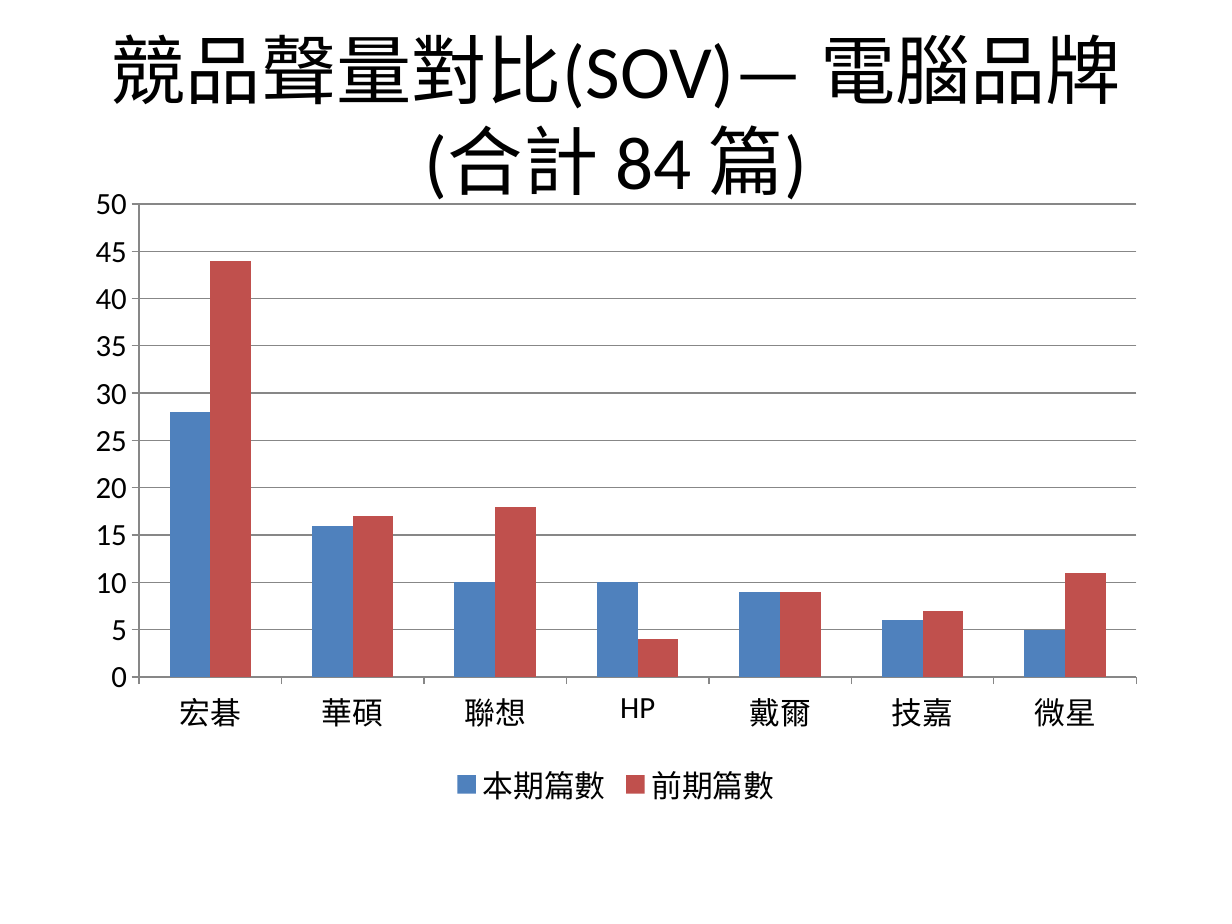
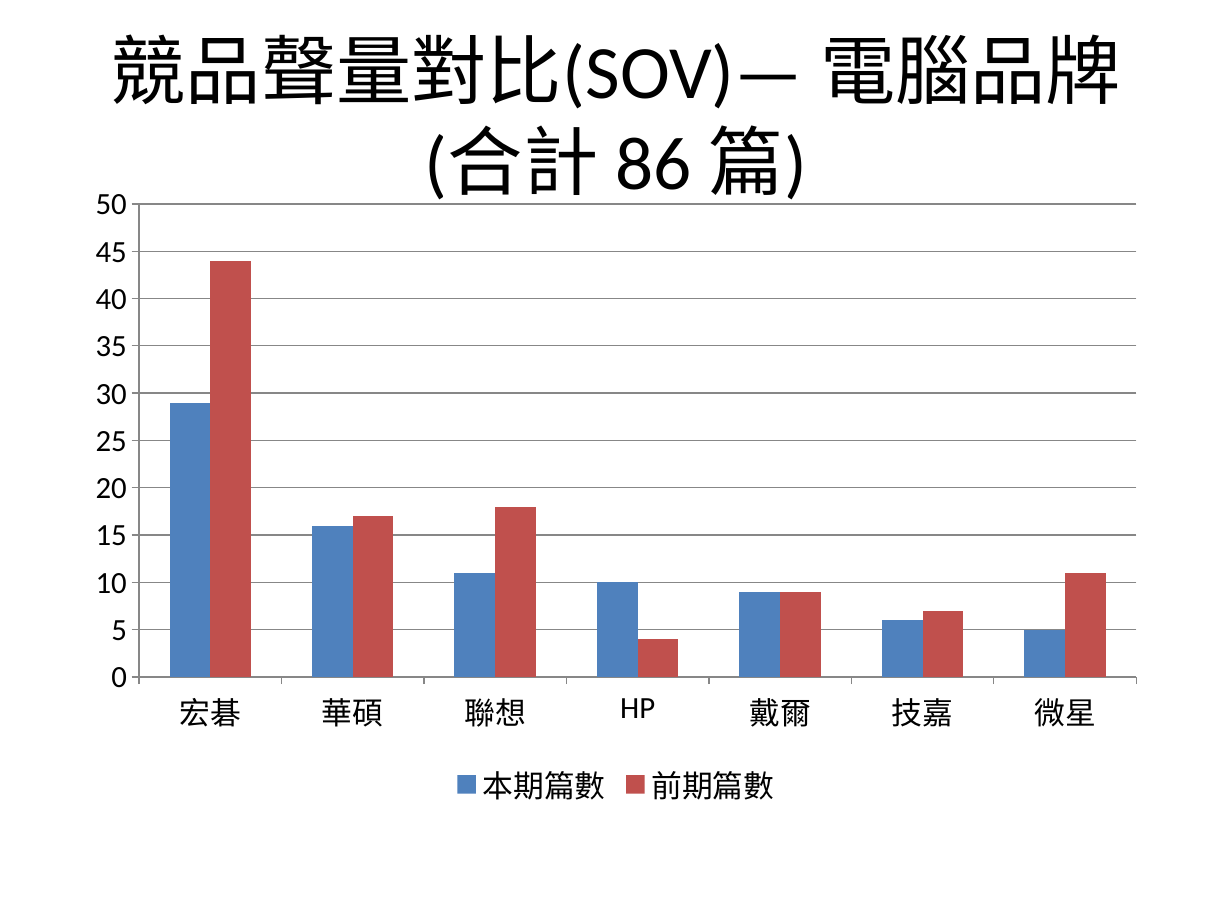
Before and after one commit to AndyChen825/industry-monitor, a slide deck: slide 4 of docs/reports/台灣產業趨勢監測週報_2026-09-21_2026-09-28.pptx. Drawn at 1232x924 pixels with LibreOffice and Linux fonts; fonts in the diff are those of the drawing. Boxes give left, top, right and bottom in pixels: in the first picture for what was removed or moved away, otherwise in the second. Text is boxed around its words. In the diff, an @@ line names an element or a change of style, - is before the commit and + after.

```diff
--- a/docs/reports/台灣產業趨勢監測週報_2026-09-21_2026-09-28.pptx
+++ b/docs/reports/台灣產業趨勢監測週報_2026-09-21_2026-09-28.pptx
@@ title at box(111, 34, 1121, 205): text changed @@
-競品聲量對比(SOV)— 電腦品牌(合計 84 篇)
+競品聲量對比(SOV)— 電腦品牌(合計 86 篇)
@@ column chart at box(74, 172, 1158, 813) @@
@@ 本期篇數, 宏碁: 28 to 29 @@
@@ 本期篇數, 聯想: 10 to 11 @@
```
Also in this commit, not shown: 5 other slides changed, 7 other files.
